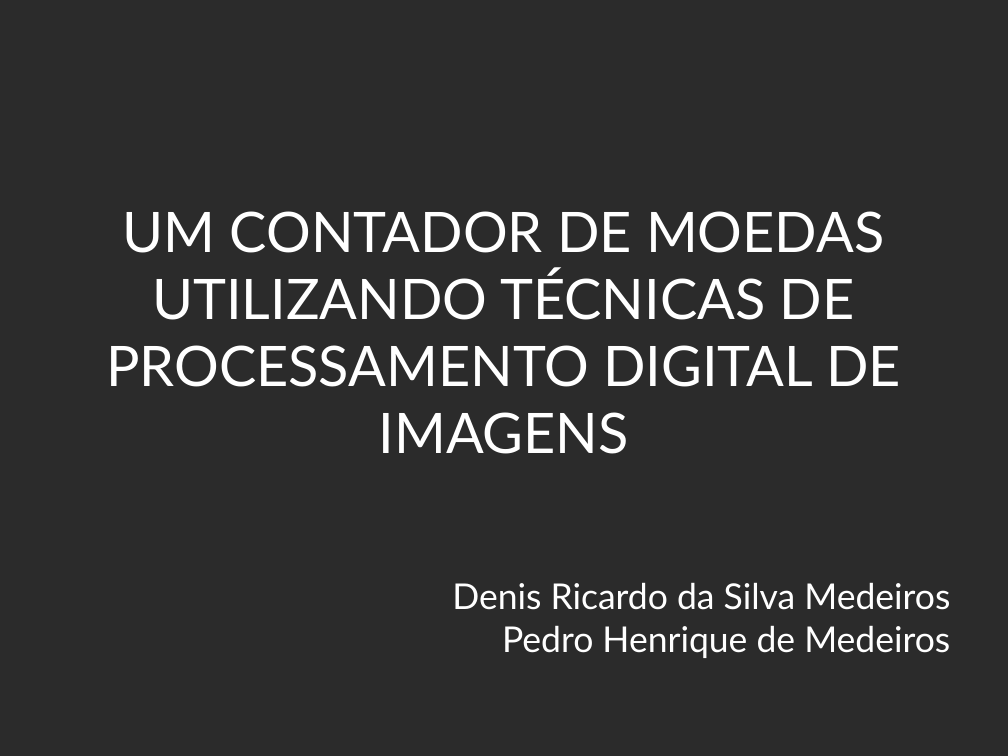
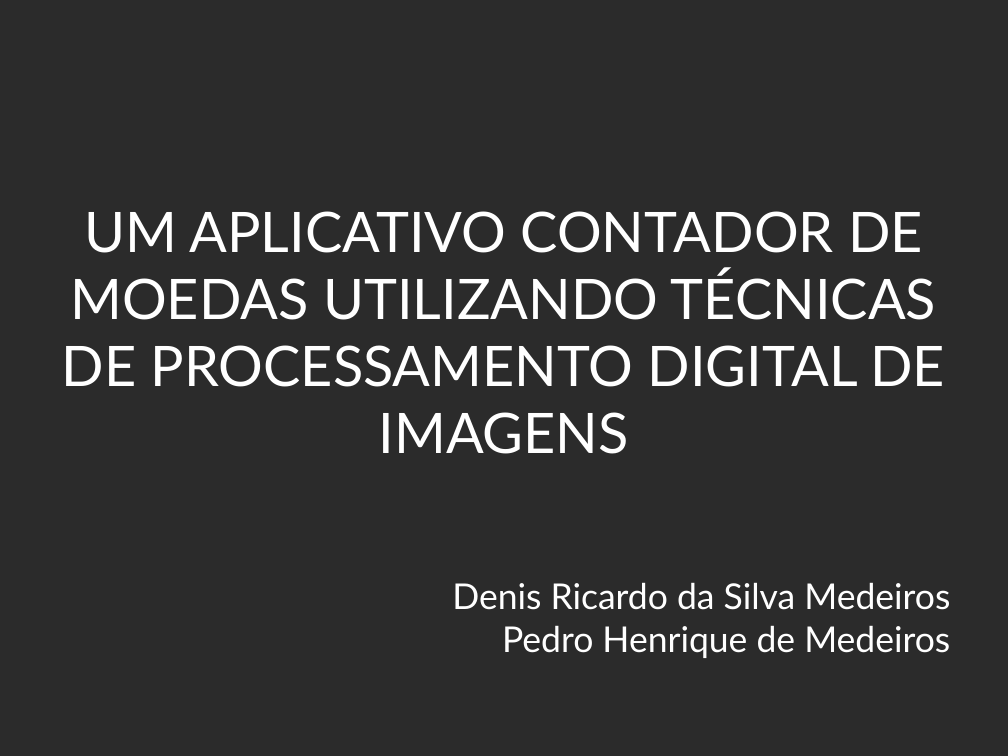
Before and after one commit to PedroHenriqueMedeiros/PedroHenriqueMedeiros.github.io, a slide deck: slide 1 of DCA0445/src/projetofinal/apresentacao.odp. Drawn at 1008x756 pixels with LibreOffice and Linux fonts; fonts in the diff are those of the drawing; background and template pictures are left out; a plain dark background stands for a picture behind light text. Boxes give left, top, right and bottom in pixels: in the first picture for what was removed or moved away, otherwise in the second. Text is boxed around its words. In the diff, an @@ line names an element or a change of style, - is before the commit and + after.

```diff
--- a/DCA0445/src/projetofinal/apresentacao.odp
+++ b/DCA0445/src/projetofinal/apresentacao.odp
@@ title at [62,211,946,454]: text changed @@
-UM CONTADOR DE MOEDAS UTILIZANDO TÉCNICAS DE PROCESSAMENTO DIGITAL DE IMAGENS
+UM APLICATIVO CONTADOR DE MOEDAS UTILIZANDO TÉCNICAS DE PROCESSAMENTO DIGITAL DE IMAGENS
```
Also in this commit, not shown: 1 other slide changed, 23 slides added, 4 other files.
